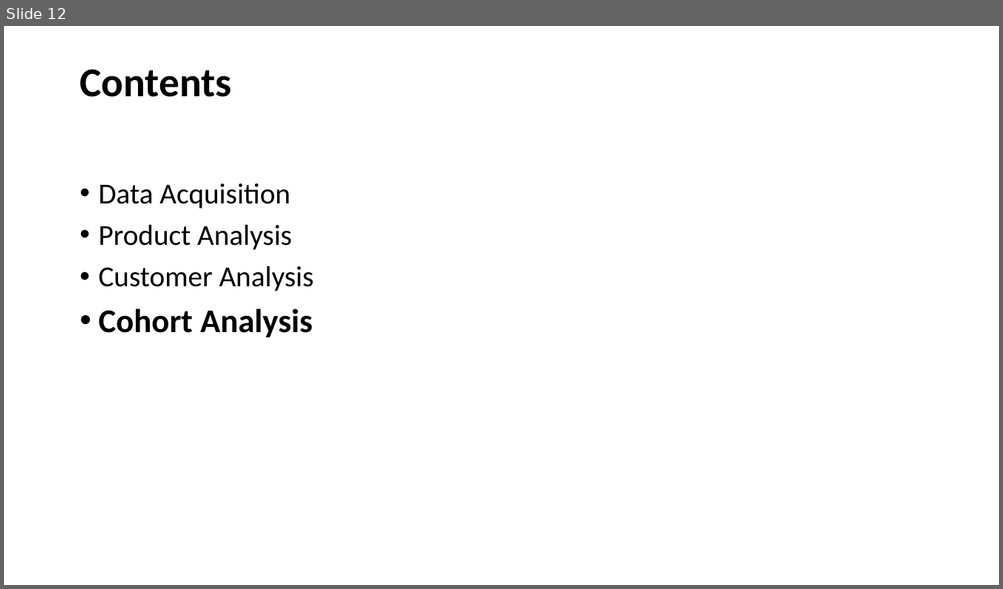
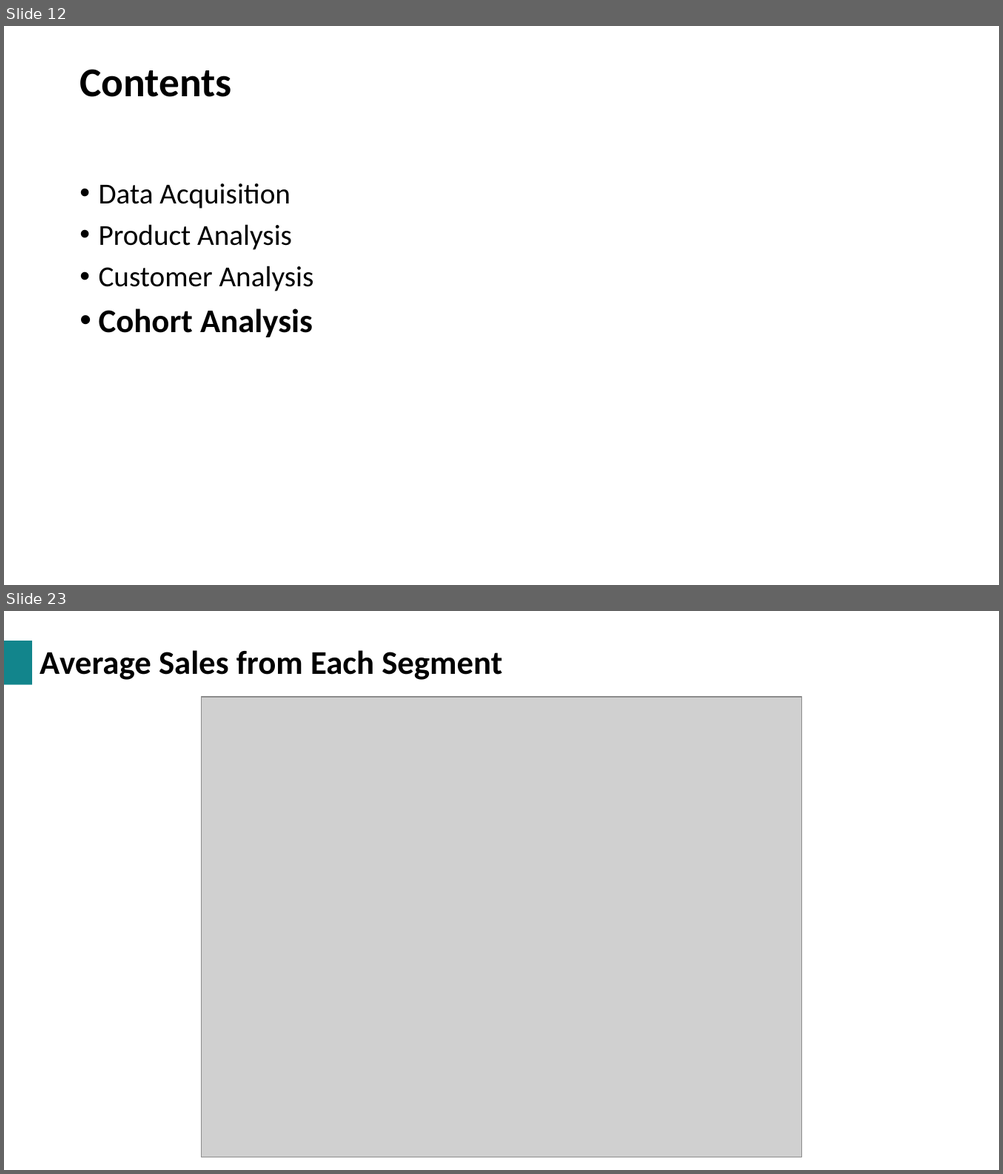
Before and after one commit to ihsannurfaqih/dsls2023, a slide deck: DE_mini_project/docs/DE Mini Project DSLS 2023_Ihsan Nur Faqih.pptx. Shown one above the other, each under a label of ours: slide 12 before the commit, slides 12 and 23 after it; the slides between them are not shown. The pictures are 1003x589 and 1003x1174 pixels, drawn with LibreOffice and Linux fonts; fonts in the diff are those of the drawing; grey boxes stand for pictures; background and template pictures are left out. Boxes give left, top, right and bottom in pixels: in the first picture for what was removed or moved away, otherwise in the second. Text is boxed around its words. In the diff, an @@ line names an element or a change of style, - is before the commit and + after.

```diff
--- a/DE_mini_project/docs/DE Mini Project DSLS 2023_Ihsan Nur Faqih.pptx
+++ b/DE_mini_project/docs/DE Mini Project DSLS 2023_Ihsan Nur Faqih.pptx
@@ slide 23 added at box(4, 611, 999, 1170), background picture (left out) @@
@@ rectangle added at box(4, 641, 32, 685), fill #12858C @@
@@ title added at box(40, 650, 502, 680), 32 pt, text #000000, bold @@
+Average Sales from Each Segment
@@ picture added at box(201, 697, 802, 1158) @@
```
Also in this commit, not shown: 10 other slides added, 1 slide removed, 4 other files.
